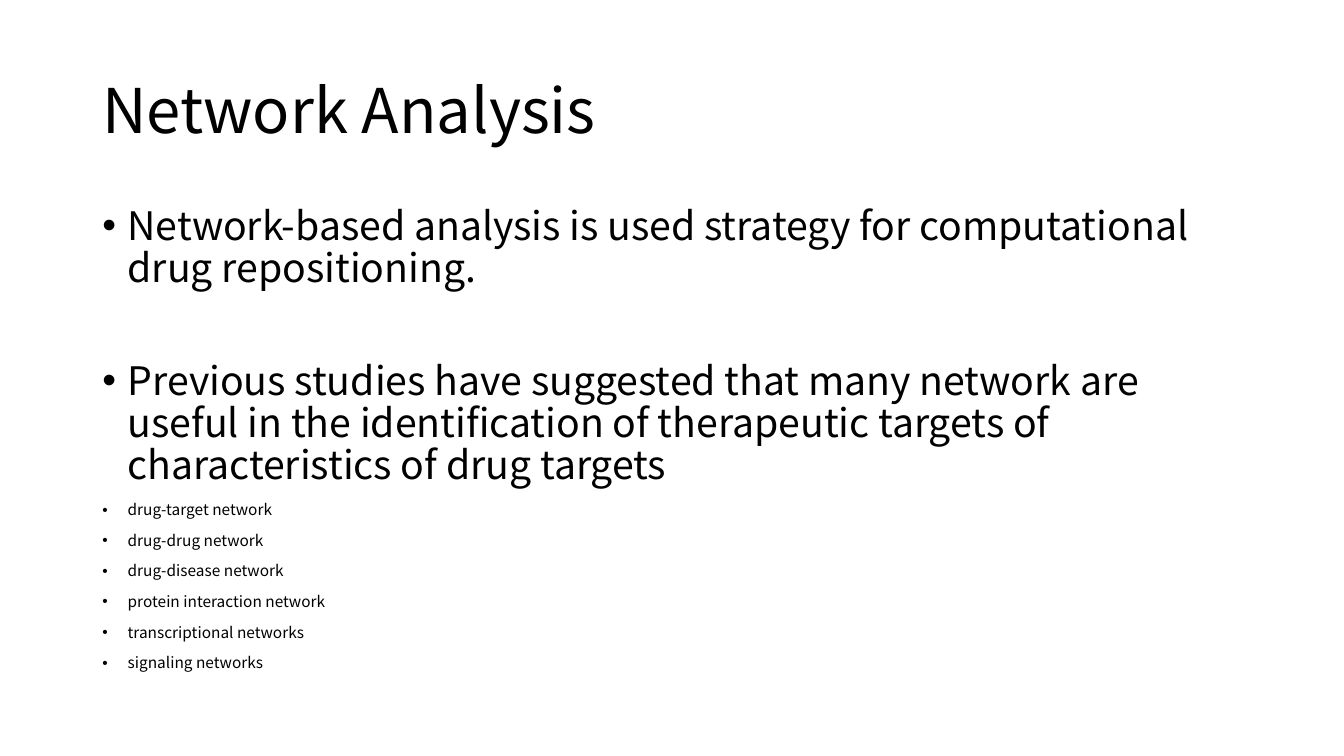
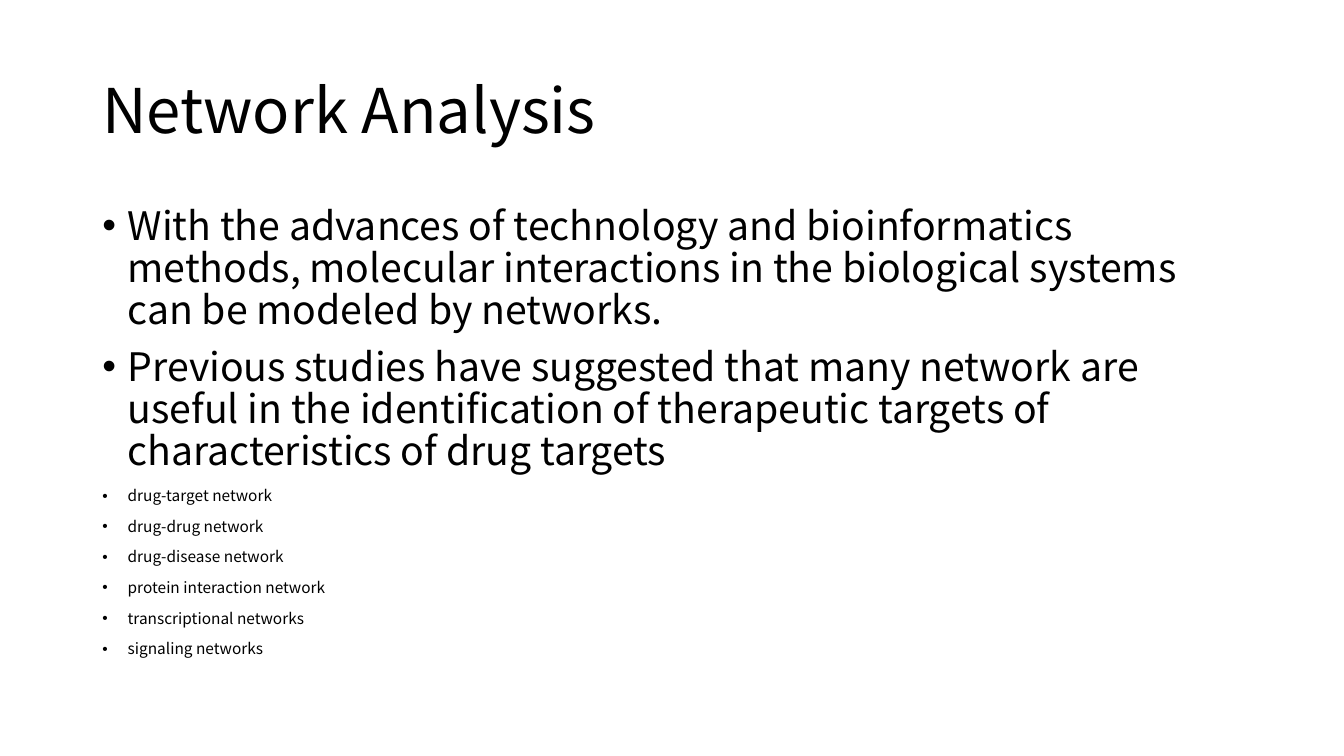
Before and after one commit to moklise/TIL, a slide deck: slide 2 of Review/[2] A Survey Off Current Trends In Computational Drug/A survey of current trends in computational drug.pptx. Drawn at 1344x756 pixels with LibreOffice and Linux fonts; fonts in the diff are those of the drawing. Boxes give left, top, right and bottom in pixels: in the first picture for what was removed or moved away, otherwise in the second. Text is boxed around its words. In the diff, an @@ line names an element or a change of style, - is before the commit and + after.

```diff
--- a/Review/[2] A Survey Off Current Trends In Computational Drug/A survey of current trends in computational drug.pptx
+++ b/Review/[2] A Survey Off Current Trends In Computational Drug/A survey of current trends in computational drug.pptx
@@ text at box(128, 208, 1177, 333): text changed @@
-• Network-based analysis is used strategy for computational drug repositioning.
+• With the advances of technology and bioinformatics methods, molecular interactions in the biological systems can be modeled by networks.
```
Also in this commit, not shown: 8 other slides changed, 2 slides added, 1 slide removed.
